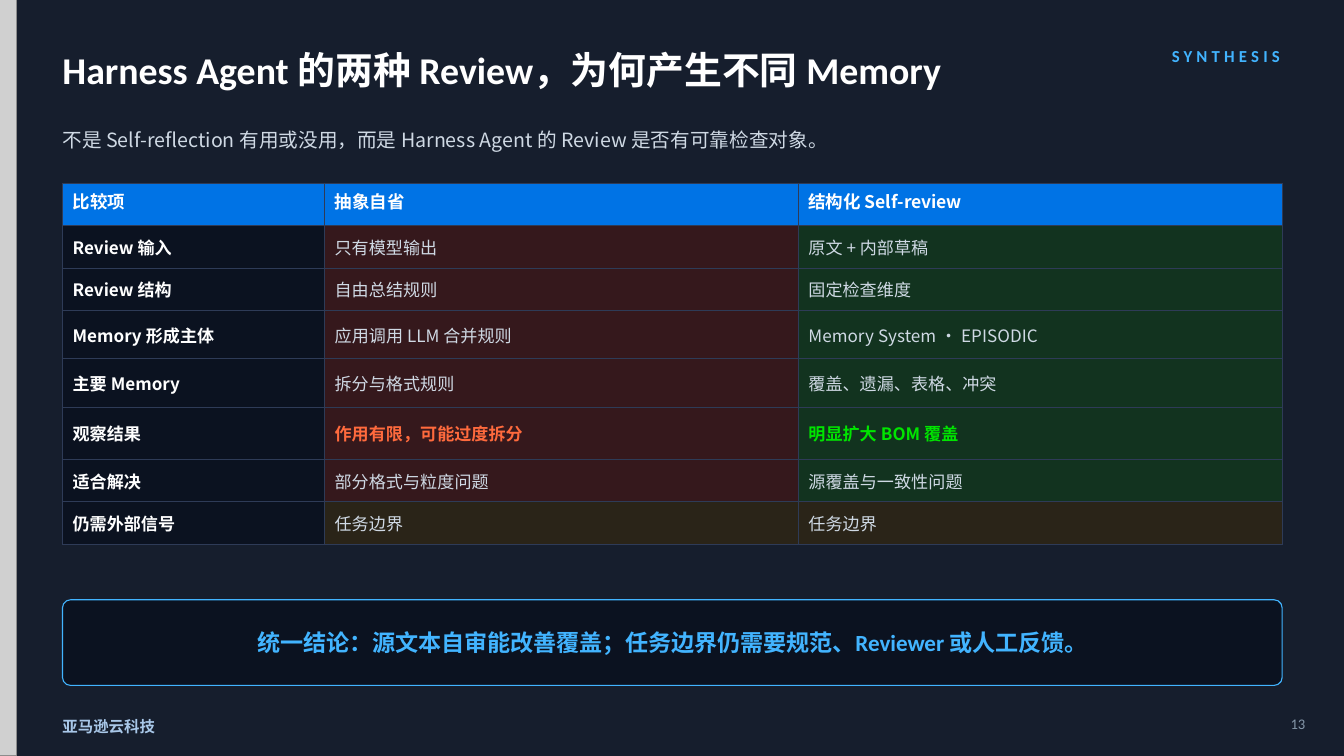
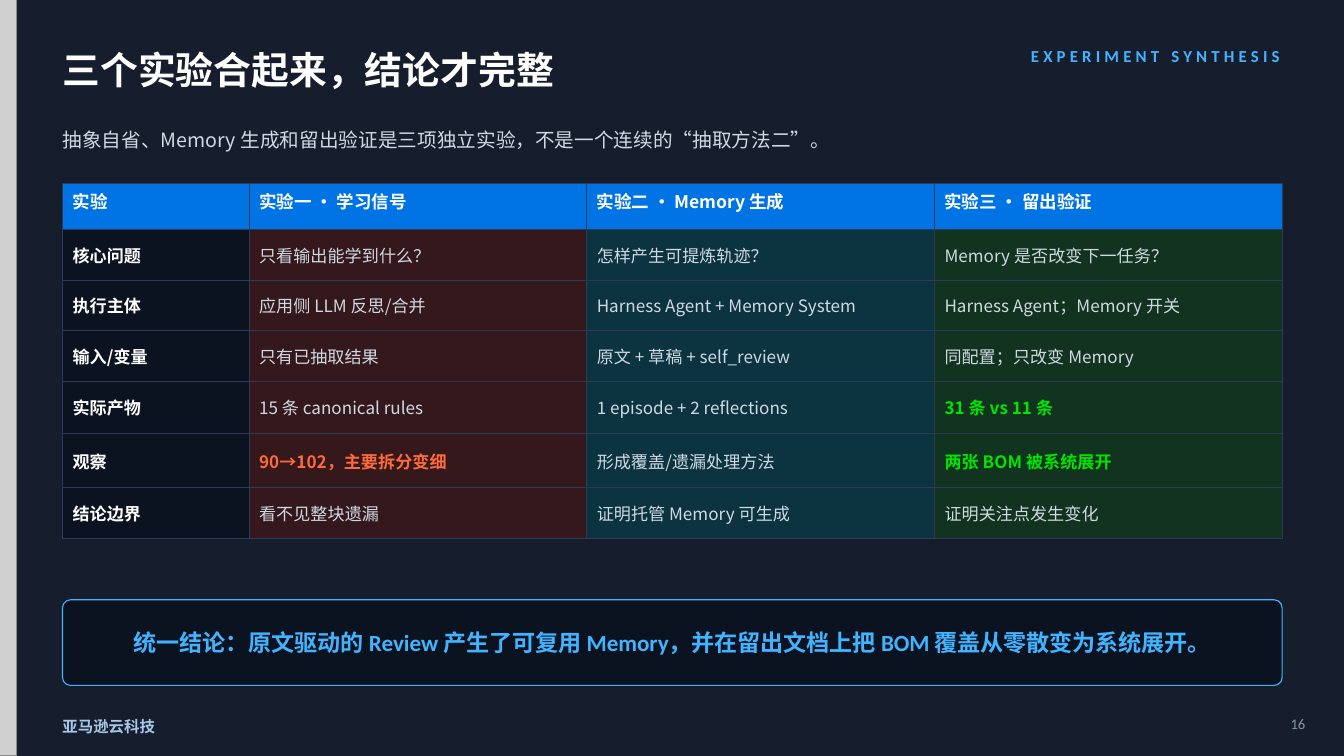
Before and after one commit to dashjim/agentcore-memory-loop, a slide deck: slide 16 of docs/记忆能让Agent越跑越好吗-V3.pptx (slide 13 before the commit). Drawn at 1344x756 pixels with LibreOffice and Linux fonts; fonts in the diff are those of the drawing; grey boxes stand for pictures. Boxes give left, top, right and bottom in pixels: in the first picture for what was removed or moved away, otherwise in the second. Text is boxed around its words. In the diff, an @@ line names an element or a change of style, - is before the commit and + after.

Commit message:
docs: separate memory experiments in V3 deck

```diff
--- a/docs/记忆能让Agent越跑越好吗-V3.pptx
+++ b/docs/记忆能让Agent越跑越好吗-V3.pptx
@@ text at (62,51,553,89): text changed @@
-Harness Agent 的两种 Review，为何产生不同 Memory
+三个实验合起来，结论才完整
@@ text at (1031,51,1279,62): text changed @@
-SYNTHESIS
+EXPERIMENT SYNTHESIS
@@ text at (62,130,831,152): text changed @@
-不是 Self-reflection 有用或没用，而是 Harness Agent 的 Review 是否有可靠检查对象。
+抽象自省、Memory 生成和留出验证是三项独立实验，不是一个连续的“抽取方法二”。
@@ table at (63,184,1282,577) @@
-比较项 | 抽象自省 | 结构化 Self-review
-Review 输入 | 只有模型输出 | 原文 + 内部草稿
-Review 结构 | 自由总结规则 | 固定检查维度
-Memory 形成主体 | 应用调用 LLM 合并规则 | Memory System · EPISODIC
-主要 Memory | 拆分与格式规则 | 覆盖、遗漏、表格、冲突
-观察结果 | 作用有限，可能过度拆分 | 明显扩大 BOM 覆盖
-适合解决 | 部分格式与粒度问题 | 源覆盖与一致性问题
-仍需外部信号 | 任务边界 | 任务边界
+实验 | 实验一 · 学习信号 | 实验二 · Memory 生成 | 实验三 · 留出验证
+核心问题 | 只看输出能学到什么？ | 怎样产生可提炼轨迹？ | Memory 是否改变下一任务？
+执行主体 | 应用侧 LLM 反思/合并 | Harness Agent + Memory System | Harness Agent；Memory 开关
+输入/变量 | 只有已抽取结果 | 原文 + 草稿 + self_review | 同配置；只改变 Memory
+实际产物 | 15 条 canonical rules | 1 episode + 2 reflections | 31 条 vs 11 条
+观察 | 90→102，主要拆分变细 | 形成覆盖/遗漏处理方法 | 两张 BOM 被系统展开
+结论边界 | 看不见整块遗漏 | 证明托管 Memory 可生成 | 证明关注点发生变化
@@ text at (134,631,1211,655): text changed @@
-统一结论：源文本自审能改善覆盖；任务边界仍需要规范、Reviewer 或人工反馈。
+统一结论：原文驱动的 Review 产生了可复用 Memory，并在留出文档上把 BOM 覆盖从零散变为系统展开。
@@ text at (1291,719,1306,729): text changed @@
-13
+16
```
Also in this commit, not shown: 8 other slides changed, 5 slides added, 2 slides removed, 2 other files.
